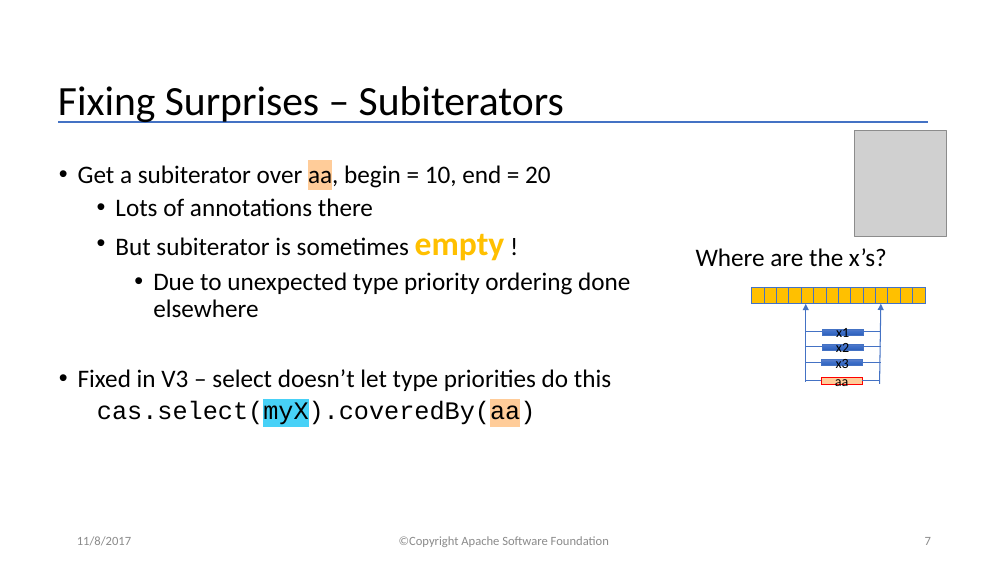
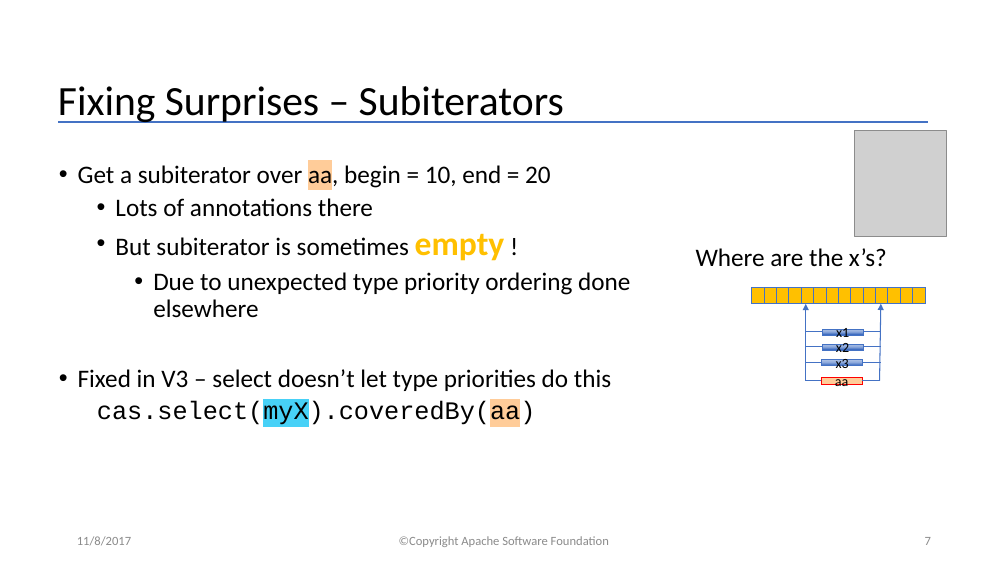
Before and after one commit to apache/uima-site, a slide deck: slide 7 of docs/downloads/uv3/UIMA_V3_Programmers_Solutions.pptx. Drawn at 1008x567 pixels with LibreOffice and Linux fonts; fonts in the diff are those of the drawing; grey boxes stand for pictures. Boxes give left, top, right and bottom in pixels: in the first picture for what was removed or moved away, otherwise in the second. Text is boxed around its words. In the diff, an @@ line names an element or a change of style, - is before the commit and + after.

```diff
--- a/docs/downloads/uv3/UIMA_V3_Programmers_Solutions.pptx
+++ b/docs/downloads/uv3/UIMA_V3_Programmers_Solutions.pptx
@@ arrow moved from (879, 384) - (881, 304) to (879, 381) - (881, 304) @@
@@ fill gradient #6183CB to #3E70CA to #3062BB to gradient #B4C7E7 to #8FAADC to #3062BB in 3 elements at bbox=[823, 329, 864, 335], bbox=[822, 344, 863, 350], bbox=[822, 360, 863, 366] @@
```
Also in this commit, not shown: 11 other slides changed.
